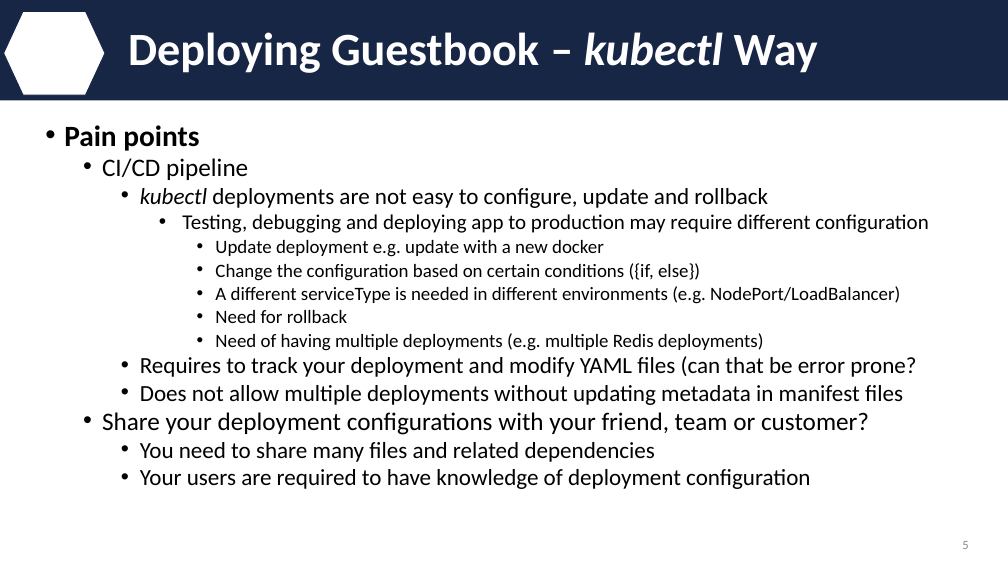
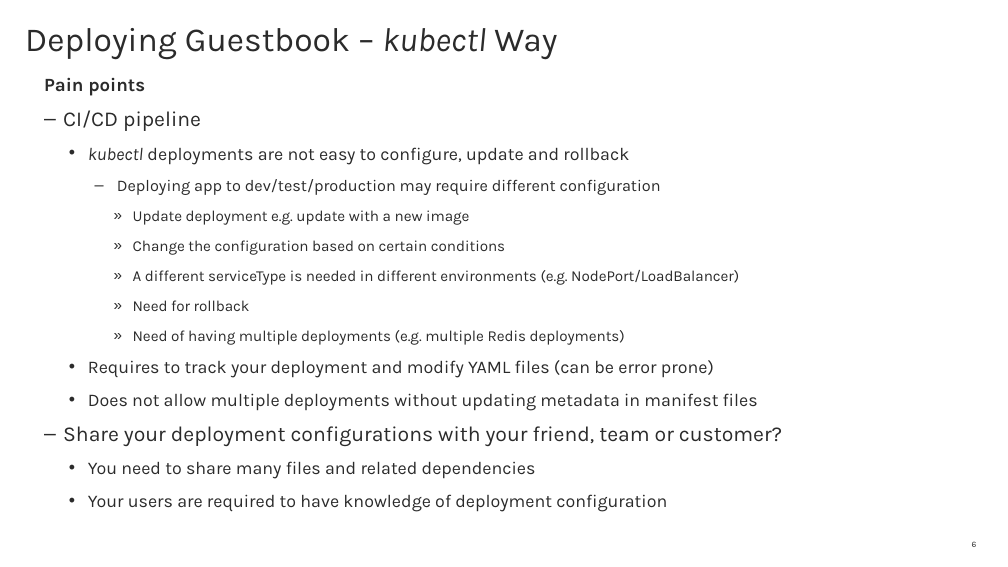
Before and after one commit to IBM/helm101, a slide deck: slide 6 of presentation/Helm.pptx (slide 5 before the commit). Drawn at 1008x567 pixels with LibreOffice and Linux fonts; fonts in the diff are those of the drawing; background and template pictures are left out. Boxes give left, top, right and bottom in pixels: in the first picture for what was removed or moved away, otherwise in the second. Text is boxed around its words. In the diff, an @@ line names an element or a change of style, - is before the commit and + after.

```diff
--- a/presentation/Helm.pptx
+++ b/presentation/Helm.pptx
@@ rectangle removed at <box>0,0,1008,101</box> @@
@@ hexagon removed at <box>4,11,105,95</box> @@
@@ title "Deploying Guestbook – kubectl Way": place and size @@
-title "Deploying Guestbook – kubectl Way" at <box>128,32,818,73</box>
+title "Deploying Guestbook – kubectl Way" at <box>25,28,557,60</box>
@@ title "Deploying Guestbook – kubectl Way" at <box>25,28,557,60</box>: size 44 to 32 pt, font Calibri to Karla, text colour #FFFFFF to #2B2B2B, bold off; vertical alignment middle to top @@
@@ text at <box>44,77,782,512</box>: size 28 to 17.8 pt in "Pain points"; font Calibri to Karla, text colour #000000 to #2B2B2B in "Pain points", "CI/CD pipeline", "kubectl deployments are not easy to configure, ...", "A different serviceType is needed in different ..." and 6 more places; size 24 to 20.1 pt in "CI/CD pipeline", "Share your deployment configurations with your friend, ..."; size 22 to 17.1 pt in "kubectl deployments are not easy to configure, ...", "Does not allow multiple deployments without updating ...", "You need to share many files and ...", "Your users are required to have knowledge ..."; size 18 to 14.5 pt in "A different serviceType is needed in different ...", "Need for rollback", "Need of having multiple deployments (e.g. multiple ..."; bullet • to none; more space between paragraphs; bullet • to –; indent changed; bullet • to » @@
@@ text "Pain points": place and size @@
-text "Pain points" at <box>64,125,928,489</box>
+text "Pain points" at <box>44,77,782,512</box>
@@ text at <box>117,179,661,255</box>: text changed; size 18 to 14.5 pt; font Calibri to Karla; text colour #000000 to #2B2B2B @@
-      • Testing, debugging and deploying app to production may require different configuration
-        • Update deployment e.g. update with a new docker
-        • Change the configuration based on certain conditions ({if, else})
+      – Deploying app to dev/test/production may require different configuration
+        » Update deployment e.g. update with a new image
+        » Change the configuration based on certain conditions
@@ text at <box>88,360,714,378</box>: text changed; size 22 to 17.1 pt; font Calibri to Karla; text colour #000000 to #2B2B2B @@
-    • Requires to track your deployment and modify YAML files (can that be error prone?
+    • Requires to track your deployment and modify YAML files (can be error prone)
@@ page number at <box>972,541,977,547</box>: text changed; size 12 to 8 pt; font Calibri to Karla; text colour #8C8C8C to #2B2B2B @@
-5
+6
```
Also in this commit, not shown: 40 other slides changed, 9 slides added, 3 slides removed.
